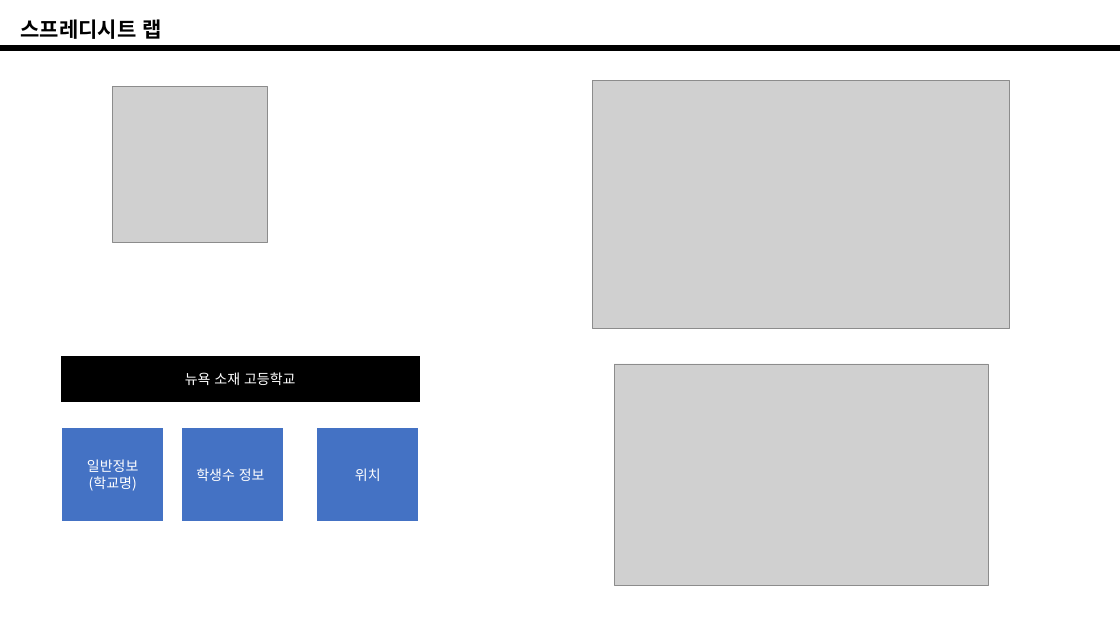
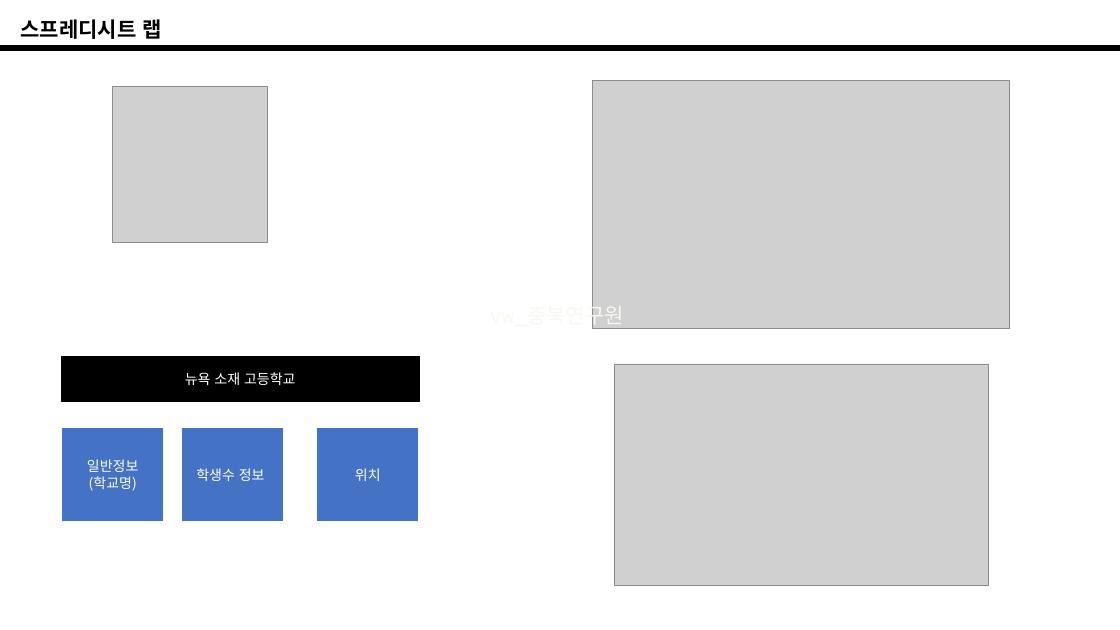
Before and after one commit to kingntop/ap, a slide deck: slide 7 of 3/충북교육원_교육_과정_3.pptx. Drawn at 1120x630 pixels with LibreOffice and Linux fonts; fonts in the diff are those of the drawing; grey boxes stand for pictures; background and template pictures are left out. Boxes give left, top, right and bottom in pixels: in the first picture for what was removed or moved away, otherwise in the second. Text is boxed around its words. In the diff, an @@ line names an element or a change of style, - is before the commit and + after.

```diff
--- a/3/충북교육원_교육_과정_3.pptx
+++ b/3/충북교육원_교육_과정_3.pptx
@@ text added at bbox=[489, 303, 623, 329], 18 pt, text #F8F8F2 @@
+vw_충북연구원
```
Also in this commit, not shown: 1 slide added, 2 other files.
